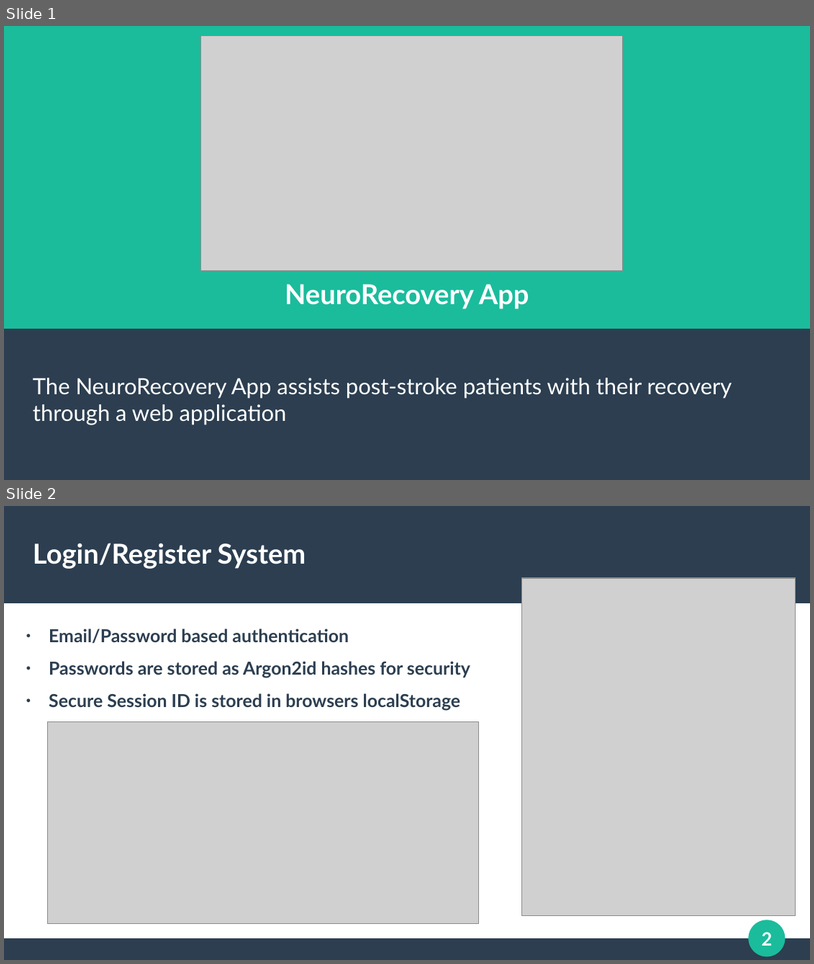
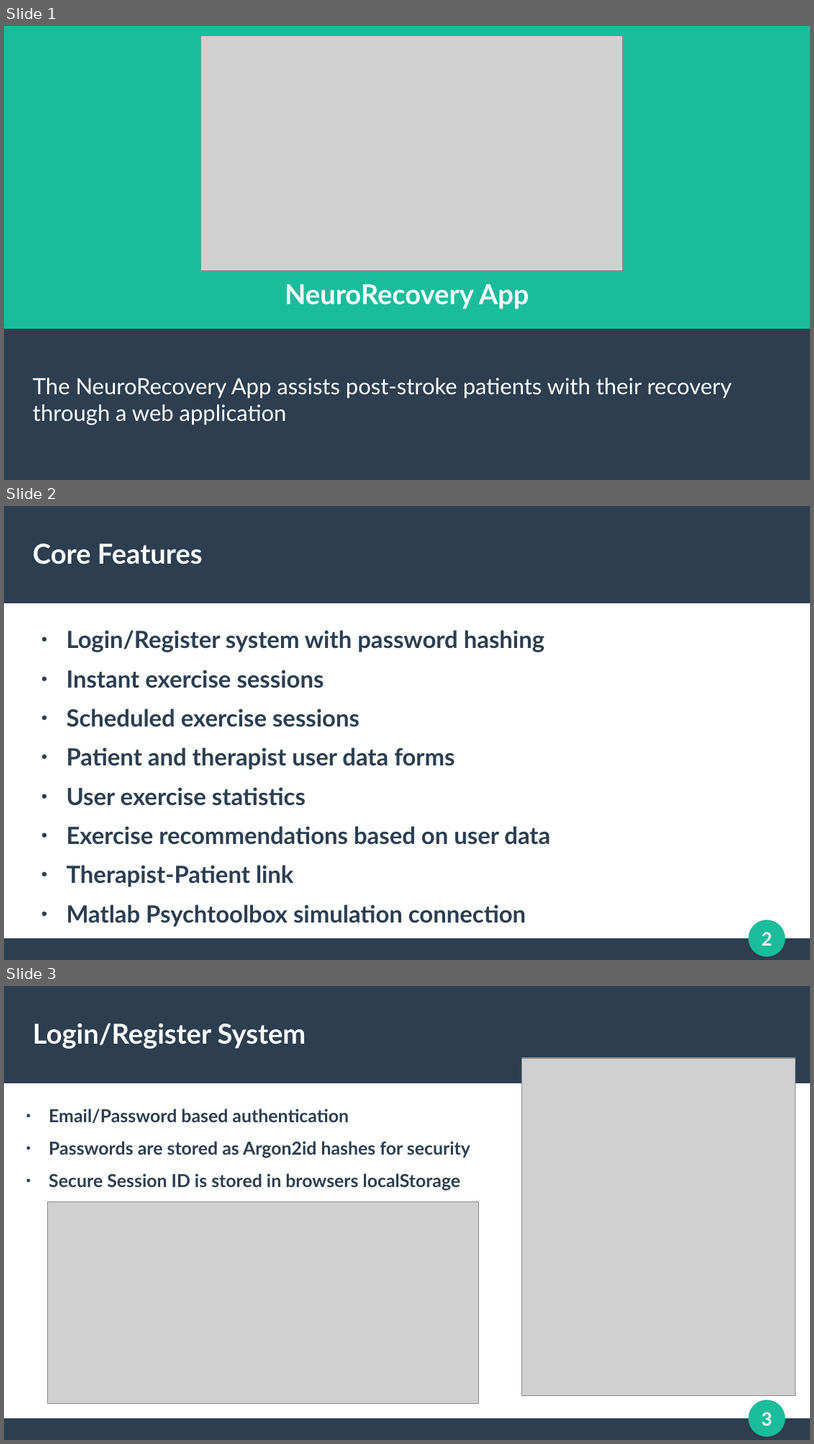
Before and after one commit to mark-ruddy/neurorecovery, a slide deck: report/neurorecovery_final_presentation.pptx. Shown one above the other, each under a label of ours: slides 1 and 2 before the commit, slides 1, 2 and 3 after it. The pictures are 814x964 and 814x1444 pixels, drawn with LibreOffice and Linux fonts; fonts in the diff are those of the drawing; grey boxes stand for pictures. Boxes give left, top, right and bottom in pixels: in the first picture for what was removed or moved away, otherwise in the second. Text is boxed around its words. In the diff, an @@ line names an element or a change of style, - is before the commit and + after.

```diff
--- a/report/neurorecovery_final_presentation.pptx
+++ b/report/neurorecovery_final_presentation.pptx
@@ slide 2 added at <box>4,506,810,960</box>, background #FFFFFF; not listed: 4 template elements that a slide beside it also shows @@
@@ title added at <box>33,543,203,564</box>, 27 pt, text #FFFFFF, bold @@
+Core Features
@@ text added at <box>67,630,550,926</box>, 23.3 pt, text #2C3E50, bold @@
+● Login/Register system with password hashing
+● Instant exercise sessions
+● Scheduled exercise sessions
+● Patient and therapist user data forms
+● User exercise statistics
+● Exercise recommendations based on user data
+● Therapist-Patient link
+● Matlab Psychtoolbox simulation connection
@@ what was slide 2 is now slide 3 @@
@@ page number at <box>762,1412,773,1426</box>: text changed @@
-2
+3
```
Also in this commit, not shown: 3 slides changed, 5 other slides added, 1 slide removed, 2 other files.
